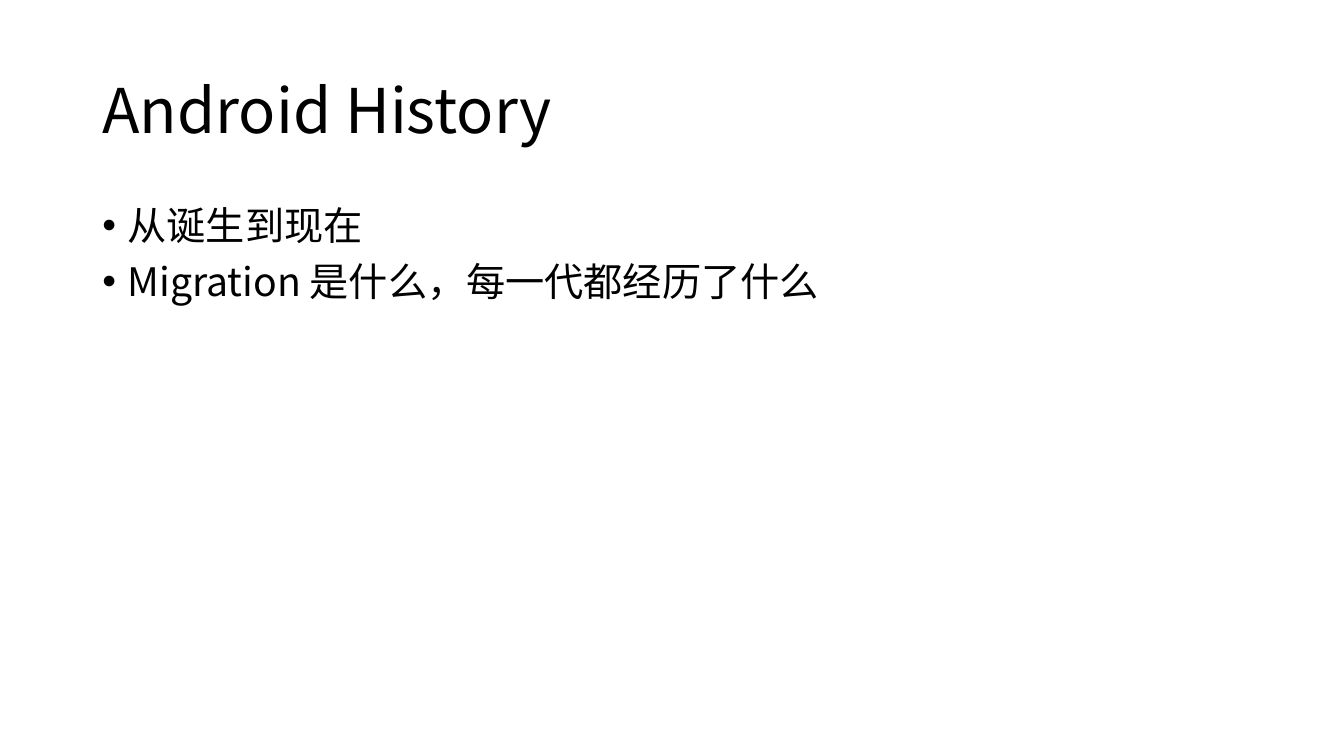
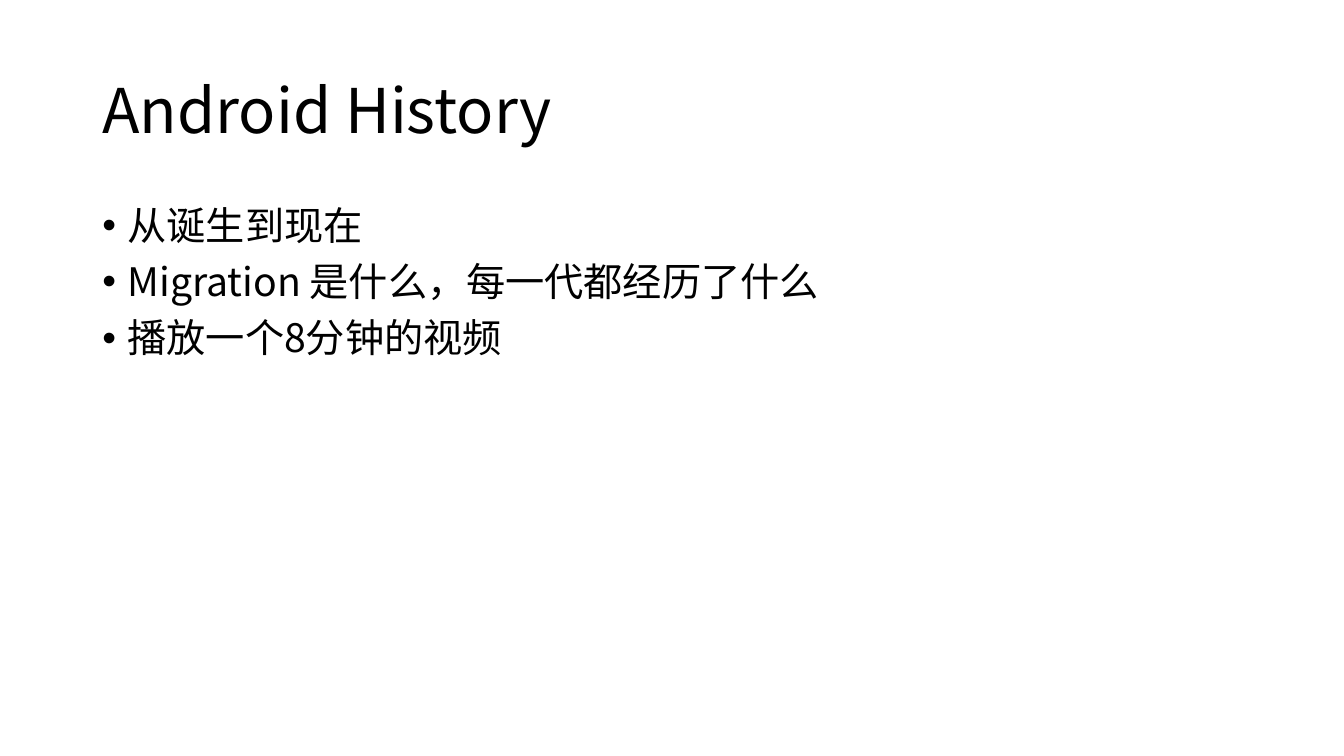
Before and after one commit to gtechoogle/AndroidDoc, a slide deck: slide 4 of 教学/Day1_Android_Overall.pptx. Drawn at 1344x756 pixels with LibreOffice and Linux fonts; fonts in the diff are those of the drawing. Boxes give left, top, right and bottom in pixels: in the first picture for what was removed or moved away, otherwise in the second. Text is boxed around its words. In the diff, an @@ line names an element or a change of style, - is before the commit and + after.

Commit message:
modify a little bit

```diff
--- a/教学/Day1_Android_Overall.pptx
+++ b/教学/Day1_Android_Overall.pptx
@@ text at (128, 319, 502, 356): paragraph added @@
+• 播放一个8分钟的视频
```
Also in this commit, not shown: 1 other slide changed.
